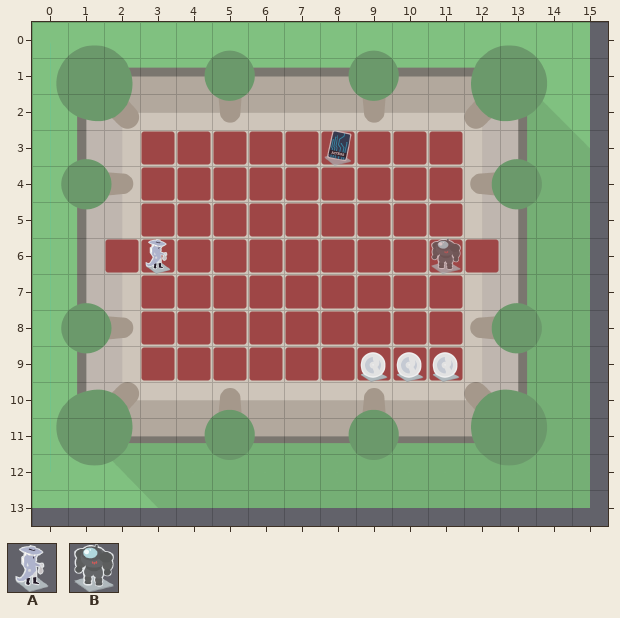
A Tiled map gets an edit: src/resources/maps-v2/level-12.tmx. The picture above was drawn from the file before the commit.
Cells are 75x75 px. Shown: x 0..15, y 0..13. Not drawn, because the pictures are missing: unchanged layer "Decorations".
Key: from "assets": A 0 "START", B 5.
_ is an empty cell.
Objects are placed by their top-left corner, in cells (3,4 is the top-left corner of cell 3,4); size is 1x1 cell unless given.
Layers that did not change in this view are not listed.
Objects on layer "Random Enemies" before:
B at 11,6
And afterwards:
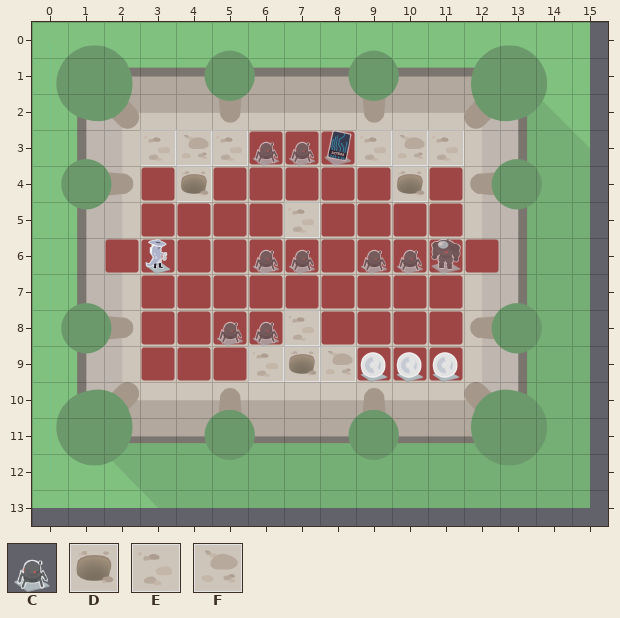
Further tiles: from "assets": C 2 "ENEMY", D 26 "WALL", E 35 "WALL", F 44 "WALL".
Diff:
Layer "Assets":
The author put tile D in row 4 at x 4 and 10; in row 9 at x 7.
The author put tile E in row 3 at x 3, 5, 9 and 11; in row 5 at x 7; in row 8 at x 7; in row 9 at x 6.
The author put tile F in row 3 at x 4 and 10; in row 9 at x 8.
Layer "Random Enemies":
A new object: C "ENEMY" at 6,3.
A new object: C "ENEMY" at 7,3.
A new object: C "ENEMY" at 6,6.
A new object: C "ENEMY" at 7,6.
A new object: C "ENEMY" at 9,6.
A new object: C "ENEMY" at 10,6.
A new object: C "ENEMY" at 5,8.
A new object: C "ENEMY" at 6,8.
